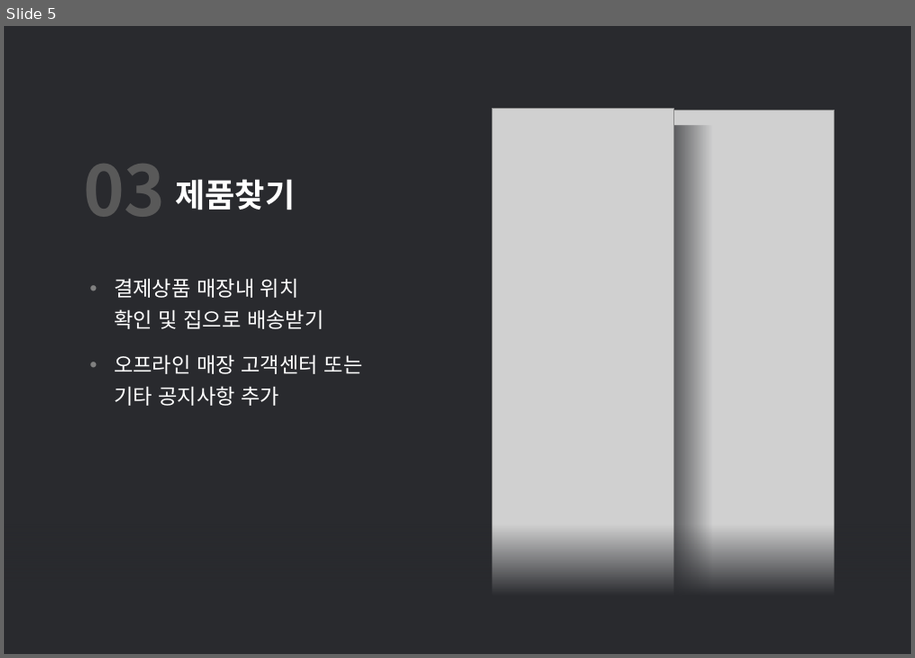
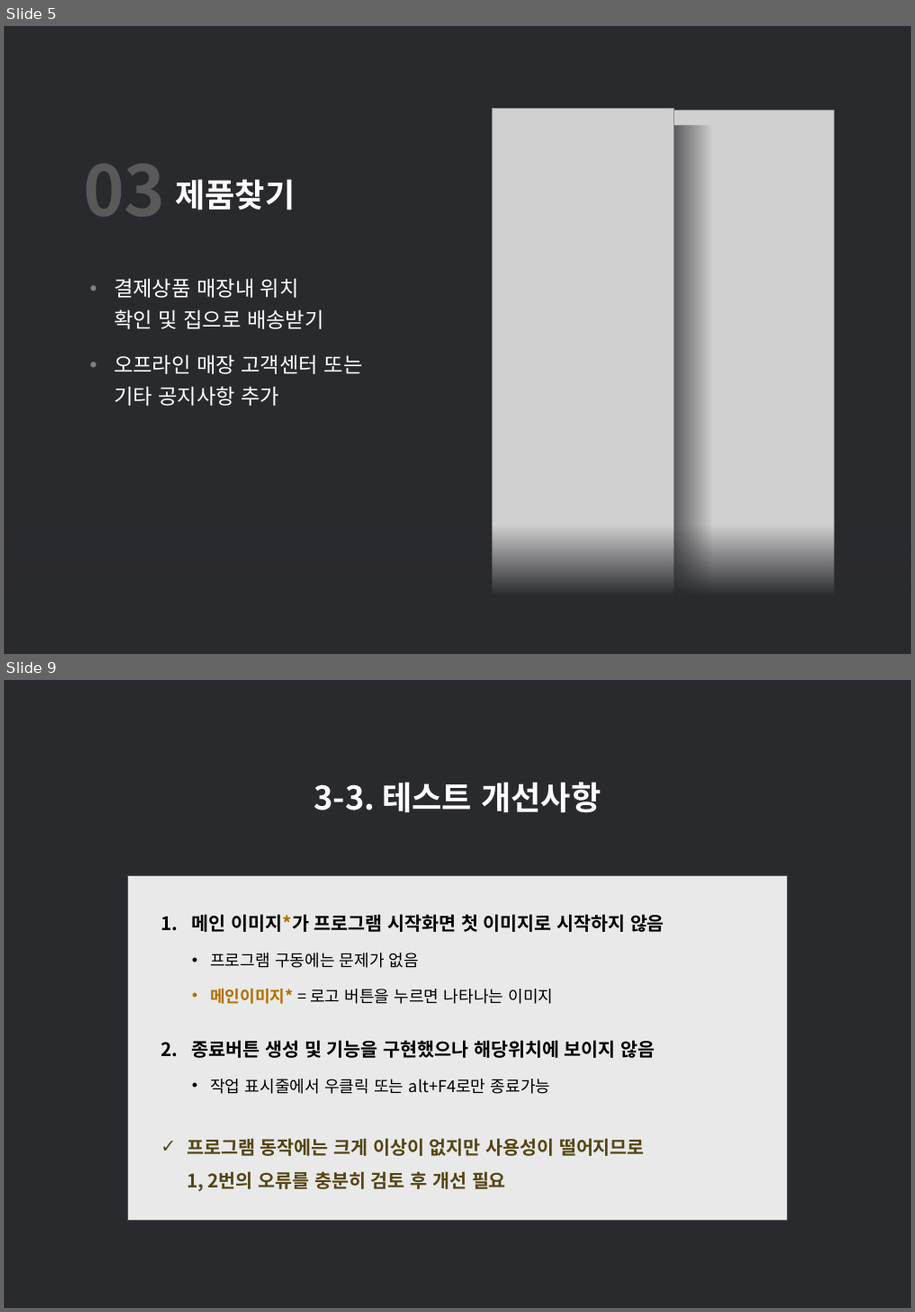
Before and after one commit to jhy0409/jhy0409, a slide deck: 2 vsStudio_P/Reports/201215_EmartIbgu_Kiosk/ppt/이마트 식품코너 입구 키오스크.pptx. Shown one above the other, each under a label of ours: slide 5 before the commit, slides 5 and 9 after it; the slides between them are not shown. The pictures are 915x658 and 915x1312 pixels, drawn with LibreOffice and Linux fonts; fonts in the diff are those of the drawing; grey boxes stand for pictures. Boxes give left, top, right and bottom in pixels: in the first picture for what was removed or moved away, otherwise in the second. Text is boxed around its words. In the diff, an @@ line names an element or a change of style, - is before the commit and + after.

```diff
--- a/2 vsStudio_P/Reports/201215_EmartIbgu_Kiosk/ppt/이마트 식품코너 입구 키오스크.pptx
+++ b/2 vsStudio_P/Reports/201215_EmartIbgu_Kiosk/ppt/이마트 식품코너 입구 키오스크.pptx
@@ slide 9 added at [4,680,911,1308], background #292A2E @@
@@ text added at [314,782,601,813], 28 pt, text #FFFFFF, bold @@
+3-3. 테스트 개선사항
@@ table added at [128,875,787,1220], 1 rows, 1 columns @@
+메인 이미지*가 프로그램 시작화면 첫 이미지로 시작하지 않음 / 프로그램 구동에는 문제가 없음 / 메인이미지* = 로고 버튼을 누르면 나타나는 이미지 / 종료버튼 생성 및 기능을 구현했으나 해당위치에 보이지 않음 / 작업 표시줄에서 우클릭 또는 alt+F4로만 종료가능 / 프로그램 동작에는 크게 이상이 없지만 사용성이 떨어지므로 1, 2번의 오류를 충분히 검토 후 개선 필요
```
Also in this commit, not shown: 3 other slides added, 18 other files.
